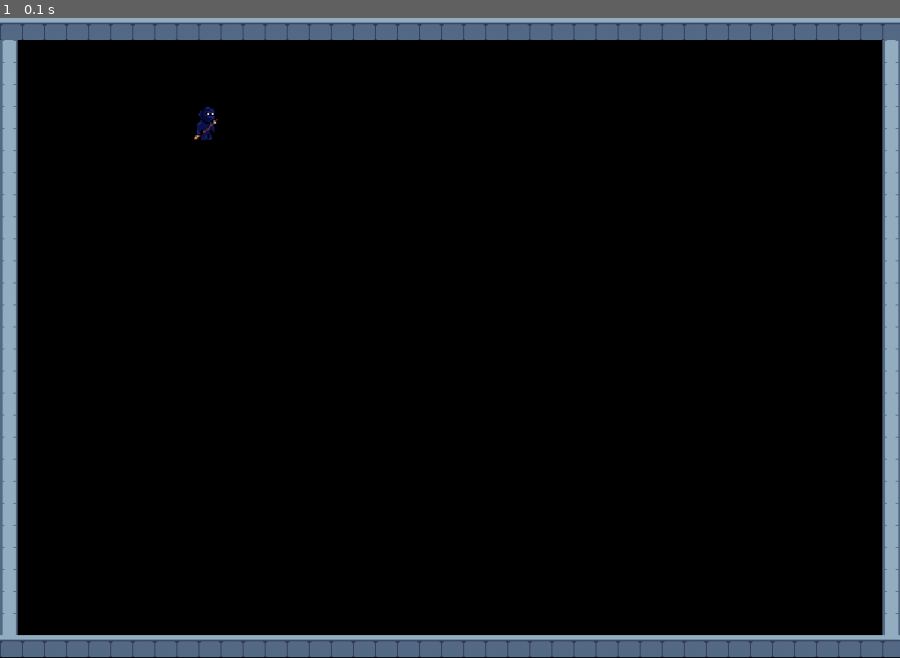
Above: before the commit, frame 1.
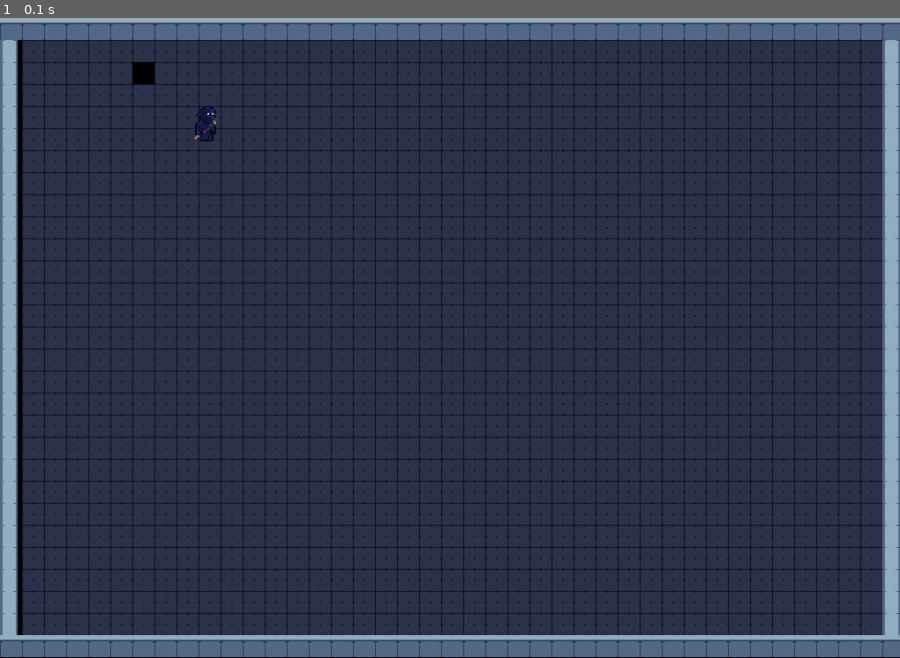
Above: after the commit, the same moment.

Repository: insper-classroom/devlife-23-1-projeto-pygame-gustavoc_sarti
Game: pygame game, started from main.py
The game is run twice, just before and just after one commit, with the same random seed, the same clock (stepped at 60 frames per second) and the same inputs.
Inputs:
- Up to frame 1 (0.1 s): no input

The runs differ from the first frame. In frame 1, 89% of the frame differs, in the area x 2-99%, y 3-97%.

Commit message:
new floor

Diff:
--- a/game.py
+++ b/game.py
@@ -30,8 +30,8 @@
                     Wall((x, y), self.sprites)
                 if column == 'S':
                     SideWall((x, y), self.sprites)
-                # if column == ' ':
-                #     Floor((x, y), self.sprites)
+                if column == ' ':
+                    Floor((x, y), self.sprites)
                 if column == 'p':
                     self.player = Player((x, y), self.sprites)
 
--- a/sprites/map_content.py
+++ b/sprites/map_content.py
@@ -17,7 +17,7 @@
 class Floor(pygame.sprite.Sprite):
     def __init__(self, position, group):
         super().__init__(group)
-        self.image = pygame.image.load('assets/images/HIGHTECH.png')
+        self.image = pygame.image.load('assets/images/floor_dark.png')
         self.image = pygame.transform.scale(self.image, (25, 25))
-        self.image.set_alpha(5)
+        self.image.set_alpha(50)
         self.rect = self.image.get_rect(topleft=position)
Binary file added: assets/images/floor_dark.png
